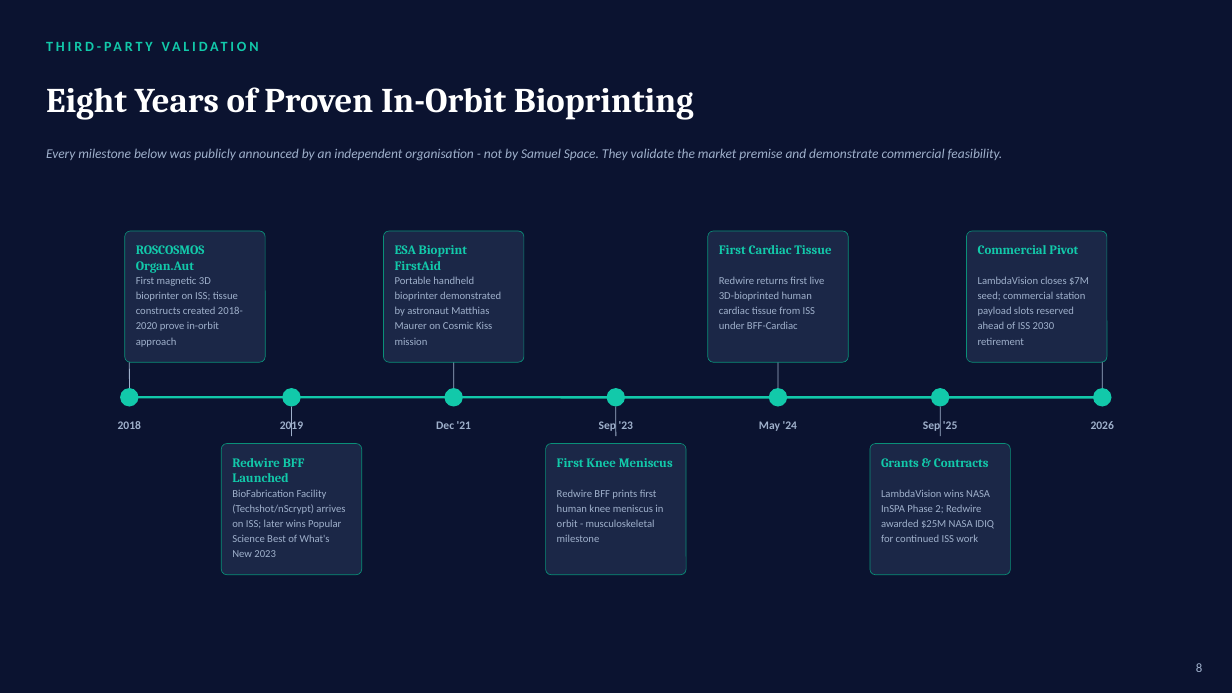
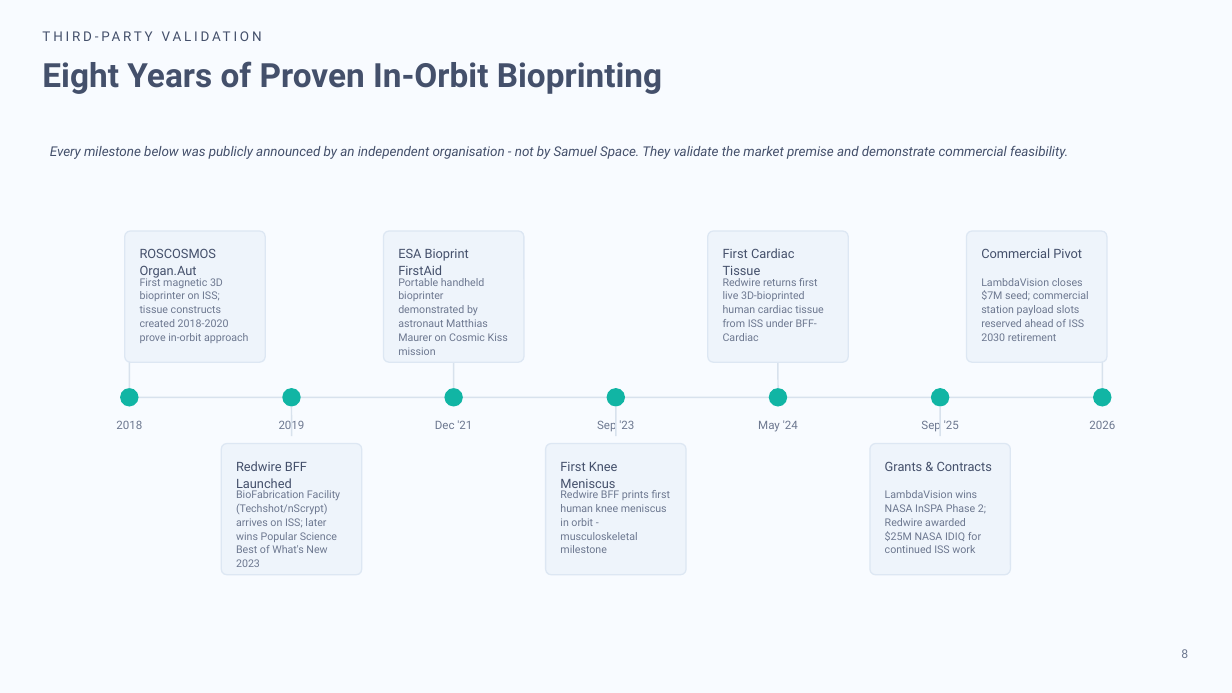
Before and after one commit to anthonyleedu/anthonyleedu, a slide deck: slide 8 of Samuel Space Organ and Tissue Engineering - Investor Presentation (2).pptx. Drawn at 1232x693 pixels with LibreOffice and Linux fonts; fonts in the diff are those of the drawing. Boxes give left, top, right and bottom in pixels: in the first picture for what was removed or moved away, otherwise in the second. Text is boxed around its words. In the diff, an @@ line names an element or a change of style, - is before the commit and + after.

```diff
--- a/Samuel Space Organ and Tissue Engineering - Investor Presentation (2).pptx
+++ b/Samuel Space Organ and Tissue Engineering - Investor Presentation (2).pptx
@@ background #0B1330 to #F8FBFF @@
@@ text "THIRD-PARTY VALIDATION": place and size @@
-text "THIRD-PARTY VALIDATION" at <box>46,32,1109,60</box>
+text "THIRD-PARTY VALIDATION" at <box>39,24,1148,44</box>
@@ text "THIRD-PARTY VALIDATION" at <box>39,24,1148,44</box>: size 11 to 10.5 pt, font Calibri to Roboto, text colour #12C9AA to #44506B, bold off; line spacing 1 to 1.08; vertical alignment middle to top @@
@@ text "Eight Years of Proven In-Orbit ...": place and size @@
-text "Eight Years of Proven In-Orbit ..." at <box>46,87,694,120</box>
+text "Eight Years of Proven In-Orbit ..." at <box>42,61,662,94</box>
@@ text "Eight Years of Proven In-Orbit ..." at <box>42,61,662,94</box>: size 27 to 26 pt, font Cambria to Roboto, text colour #FFFFFF to #44506B; line spacing 1 to 1.08; vertical alignment middle to top @@
@@ text "Every milestone below was publicly ..." at <box>50,146,1068,159</box>: font Calibri to Roboto, text colour #9FB0CB to #44506B; line spacing 1 to 1.08; vertical alignment middle to top @@
@@ fill #1B2747 to #EEF4FB; outline #0A8F78 0.5 pt to #DDE7F3 1 pt in 7 elements at <box>125,231,265,362</box>, <box>222,444,362,575</box>, <box>384,231,524,362</box>, <box>546,444,687,575</box>, <box>708,231,848,362</box>, <box>870,444,1010,575</box>, <box>967,231,1107,362</box> @@
@@ font Cambria to Roboto, text colour #12C9AA to #44506B, bold off; line spacing 1 to 1.08 in 7 elements at <box>140,248,217,279</box>, <box>236,461,307,492</box>, <box>398,249,469,279</box>, <box>560,462,618,492</box>, <box>723,248,794,279</box>, <box>885,462,992,471</box>, <box>981,248,1082,258</box> @@
@@ font Calibri to Roboto, text colour #9FB0CB to #6D7890; line spacing 1.18 to 1.08 in 7 elements at <box>140,276,248,343</box>, <box>236,490,340,567</box>, <box>398,278,508,355</box>, <box>560,490,670,553</box>, <box>723,278,824,341</box>, <box>885,490,986,553</box>, <box>981,278,1089,341</box> @@
@@ line (129, 362) - (129, 388): stroke #9FB0CB 0.6 pt to #D8E2ED 1.15 pt @@
@@ line (454, 362) - (454, 388): stroke #9FB0CB 0.6 pt to #D8E2ED 1.15 pt @@
@@ line (778, 362) - (778, 388): stroke #9FB0CB 0.6 pt to #D8E2ED 1.15 pt @@
@@ fill #12C9AA to #11B5A4 in 7 elements at <box>120,388,139,407</box>, <box>283,388,301,407</box>, <box>445,388,463,407</box>, <box>607,388,626,407</box>, <box>769,388,787,407</box>, <box>931,388,949,407</box>, <box>1093,388,1112,407</box> @@
@@ line (1103, 362) - (1103, 388): stroke #9FB0CB 0.6 pt to #D8E2ED 1.15 pt @@
@@ line (129, 397) - (1103, 397): stroke #12C9AA 1.8 pt to #D8E2ED 1.15 pt @@
@@ line (291, 407) - (291, 436): stroke #9FB0CB 0.6 pt to #D8E2ED 1.15 pt @@
@@ line (616, 407) - (616, 436): stroke #9FB0CB 0.6 pt to #D8E2ED 1.15 pt @@
@@ line (941, 407) - (941, 436): stroke #9FB0CB 0.6 pt to #D8E2ED 1.15 pt @@
@@ font Calibri to Roboto, text colour #9FB0CB to #6D7890, bold off; line spacing 1 to 1.08; vertical alignment middle to top in 7 elements at <box>116,420,142,429</box>, <box>279,420,305,429</box>, <box>435,420,472,429</box>, <box>597,420,634,431</box>, <box>758,420,798,432</box>, <box>921,420,959,432</box>, <box>1089,420,1115,429</box> @@
@@ text "8": place and size @@
-text "8" at <box>1196,663,1202,672</box>
+text "8" at <box>1181,649,1188,658</box>
@@ text "8" at <box>1181,649,1188,658</box>: size 10 to 9.5 pt, font Calibri to Roboto, text colour #9FB0CB to #6D7890; vertical alignment middle to top @@
```
Also in this commit, not shown: 20 other slides changed.
